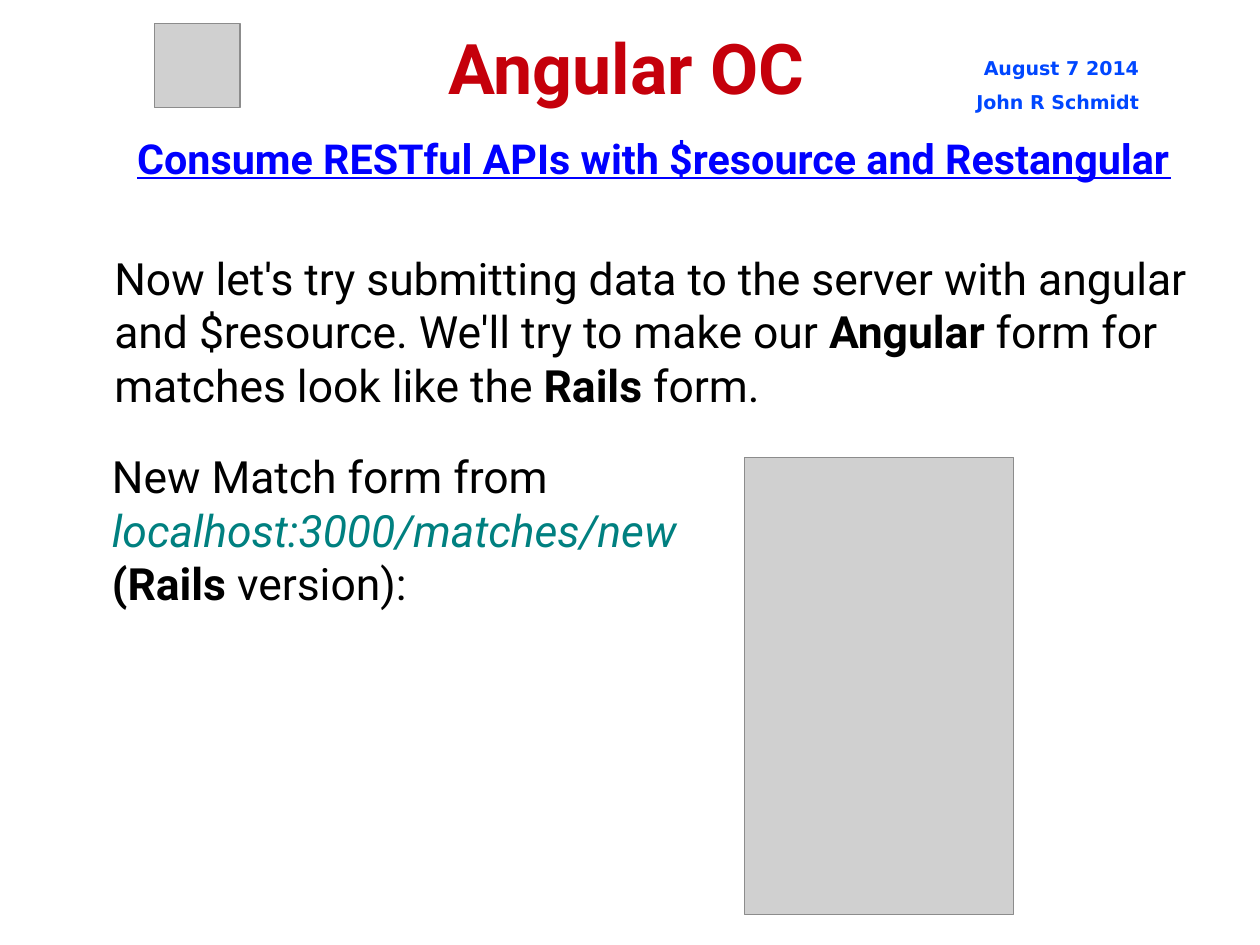
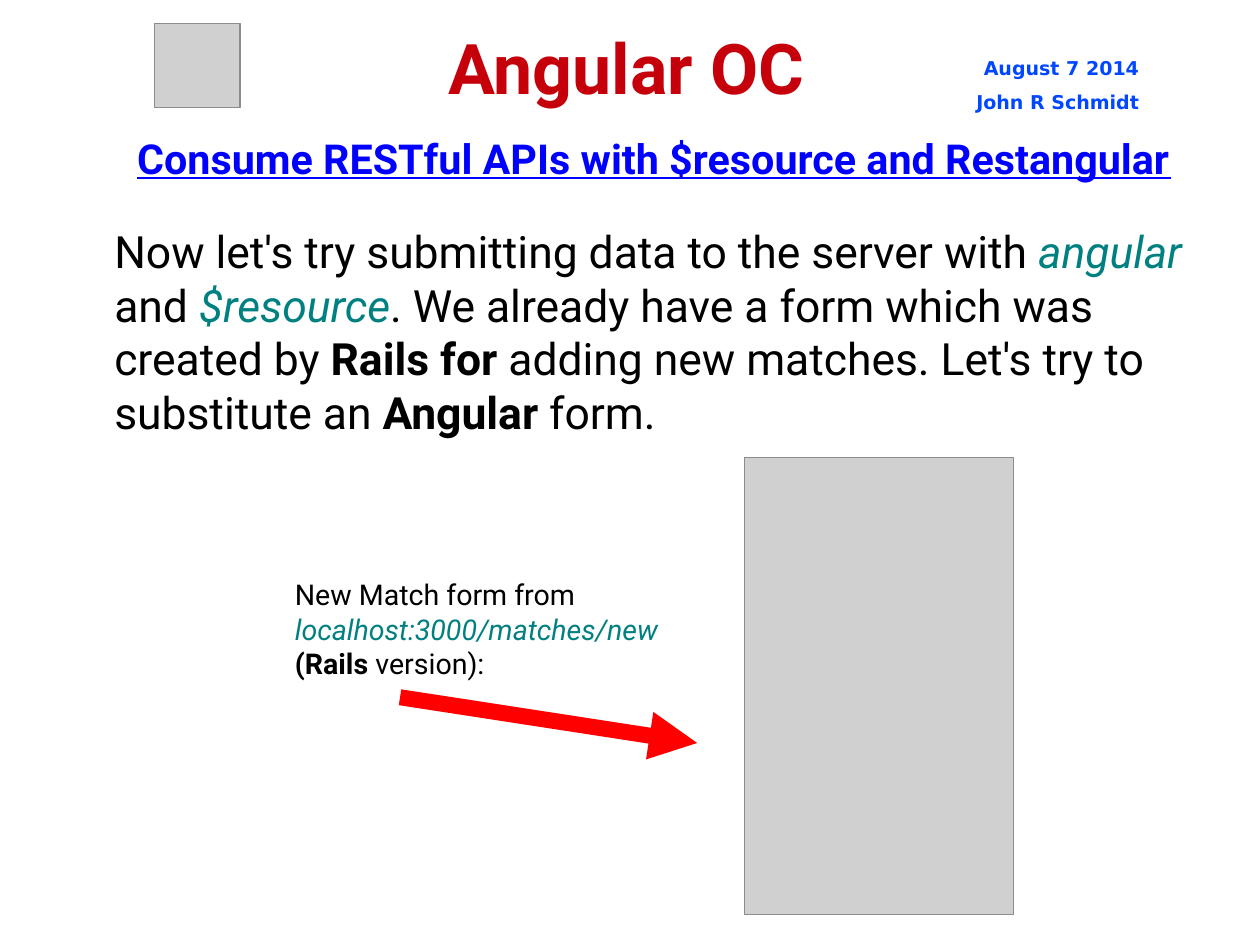
Before and after one commit to jrschmidt/fifa-angular-rest-demo, a slide deck: slide 36 of fifa.odp. Drawn at 1260x945 pixels with LibreOffice and Linux fonts; fonts in the diff are those of the drawing; grey boxes stand for pictures; background and template pictures are left out. Boxes give left, top, right and bottom in pixels: in the first picture for what was removed or moved away, otherwise in the second. Text is boxed around its words. In the diff, an @@ line names an element or a change of style, - is before the commit and + after.

Commit message:
reformat code for Angular new match form

```diff
--- a/fifa.odp
+++ b/fifa.odp
@@ subtitle at <box>114,234,1182,439</box>: text changed @@
-Now let's try submitting data to the server with angular and $resource. We'll try to make our Angular form for matches look like the Rails form.
+Now let's try submitting data to the server with angular and $resource. We already have a form which was created by Rails for adding new matches. Let's try to substitute an Angular form.
@@ text "New Match form from": place and size @@
-text "New Match form from" at <box>112,459,676,610</box>
+text "New Match form from" at <box>295,583,658,681</box>
@@ text "New Match form from" at <box>295,583,658,681</box>: size 28 to 18 pt @@
@@ arrow added from (400, 697) to (697, 743), #FF0000 10.09 pt @@
```
Also in this commit, not shown: 2 other slides changed, 2 other files.
